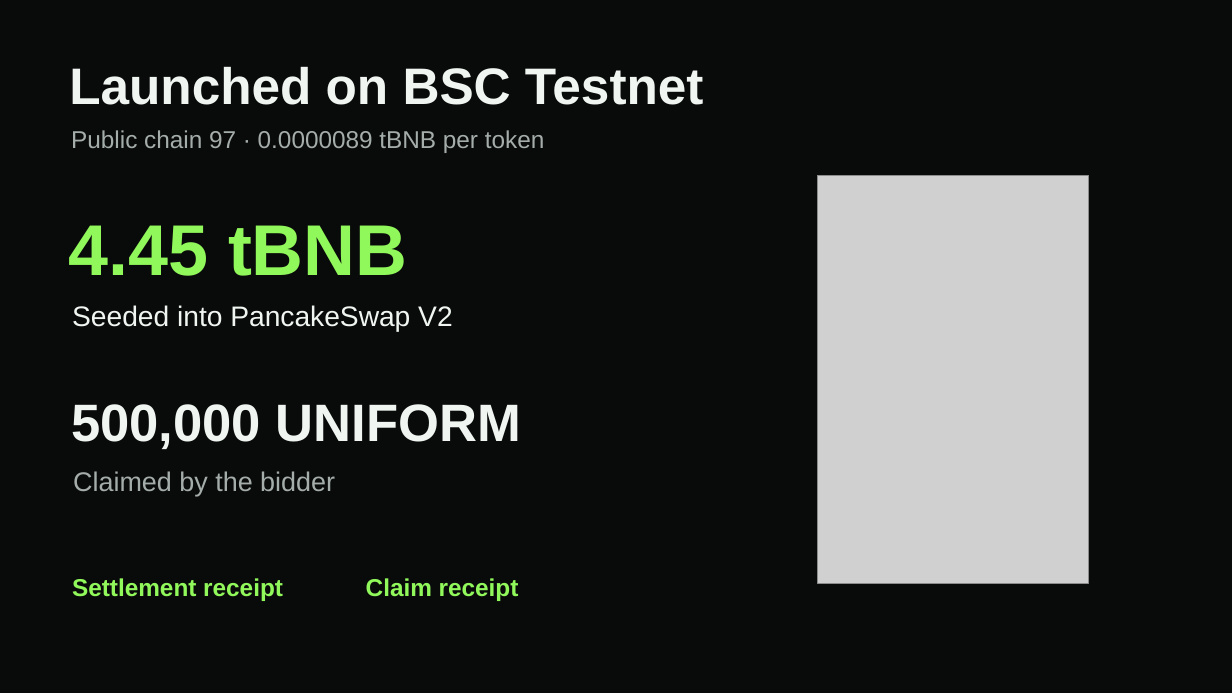
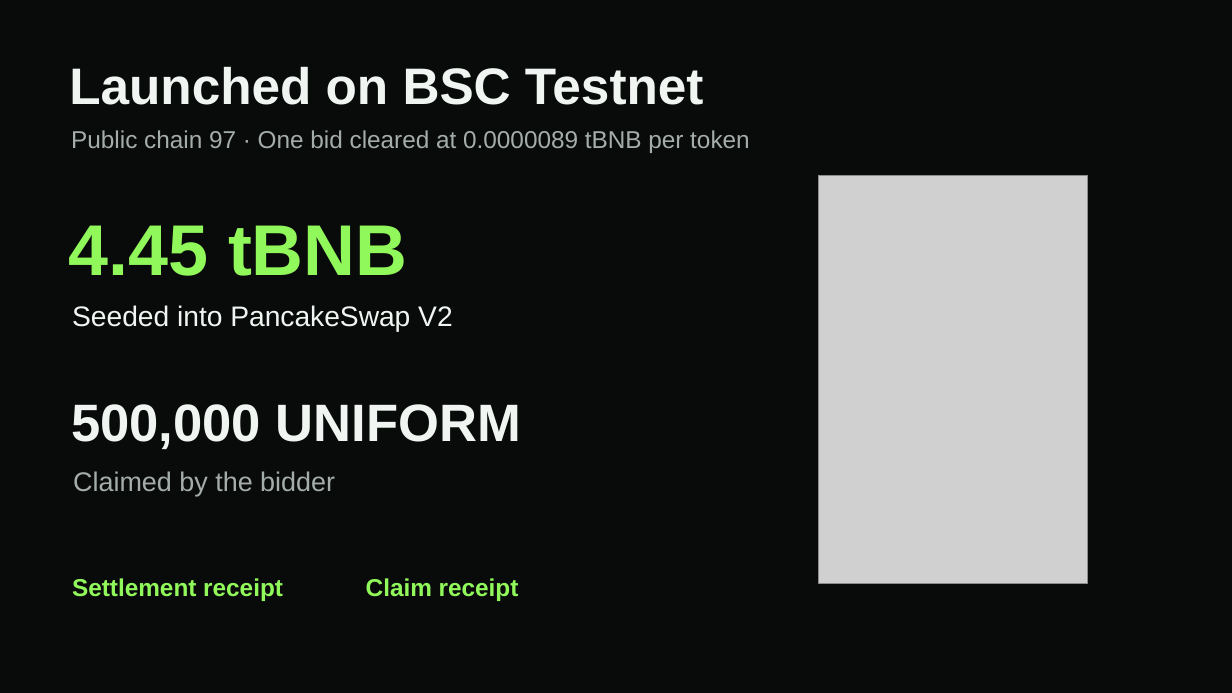
Before and after one commit to Jimmycoding0301/uniform-launch, a slide deck: slide 4 of qa/submission/Uniform-Launch-BNB-Bangkok.pptx. Drawn at 1232x693 pixels with LibreOffice and Linux fonts; fonts in the diff are those of the drawing; grey boxes stand for pictures. Boxes give left, top, right and bottom in pixels: in the first picture for what was removed or moved away, otherwise in the second. Text is boxed around its words. In the diff, an @@ line names an element or a change of style, - is before the commit and + after.

```diff
--- a/qa/submission/Uniform-Launch-BNB-Bangkok.pptx
+++ b/qa/submission/Uniform-Launch-BNB-Bangkok.pptx
@@ text at (x1=71, y1=130, x2=749, y2=153): text changed @@
-Public chain 97 · 0.0000089 tBNB per token
+Public chain 97 · One bid cleared at 0.0000089 tBNB per token
```
Also in this commit, not shown: 4 other slides changed, 4 other files.
